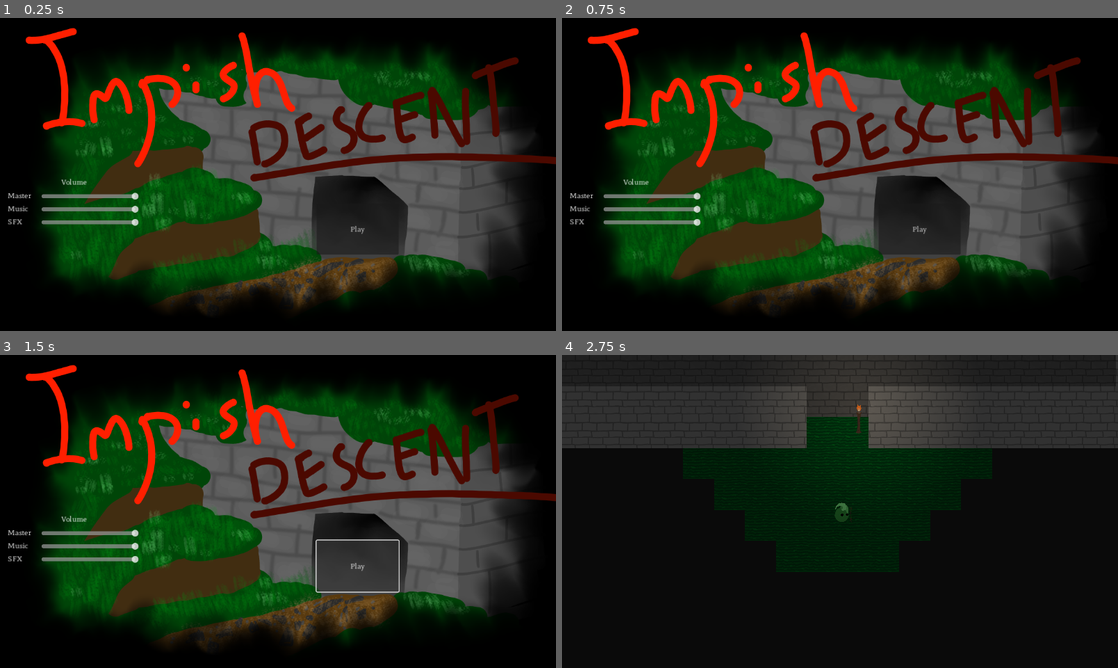
Above: before the commit, frames 1-4 (two rows, left to right).
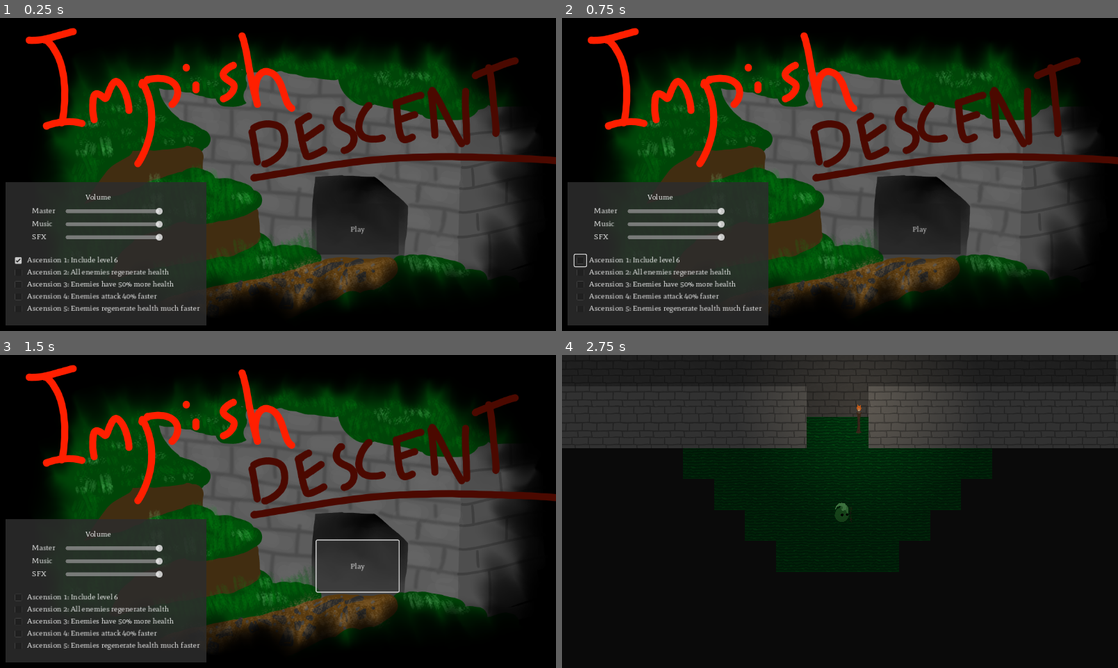
Above: after the commit, the same moments.

Repository: HoneyPony/impish-descent-future
Game: Godot game, scene res://MainMenu.tscn
The game is run twice, just before and just after one commit, with the same random seed, the same clock (stepped at 60 frames per second) and the same inputs.
Inputs (mouse positions are in pixels of both pictures, inside the frame that each line leads up to):
- Up to frame 1 (0.25 s): no input
- Up to frame 2 (0.75 s): click (578, 259) at 0.52 s
- Up to frame 3 (1.5 s): click "Play" at 1.25 s
- Up to frame 4 (2.75 s): click "Confirm" at 2 s

The runs differ from the first frame. In frame 1, 14% of the frame differs, in the area x 1-38%, y 51-99%; in frame 2, 14%; in frame 3, 14%; in frame 4, nothing differs.

Commit message:
Implement ascensions

Diff:
--- a/GS.gd
+++ b/GS.gd
@@ -11,7 +11,9 @@
 
 var current_level = 0
 
-@onready var levels = [
+var ascensions = [true, false, false, false, false]
+
+@onready var levels_all = [
 	load("res://levels/level1.tscn"),
 	load("res://levels/level2.tscn"),
 	load("res://levels/level3.tscn"),
@@ -21,6 +23,19 @@
 
 	load("res://ui/win_screen.tscn")
 ]
+
+func levels(index: int) -> PackedScene:
+	if not ascensions[0]:
+		if index >= 5:
+			return levels_all[6]
+		return levels_all[index]
+	else:
+		return levels_all[index]
+
+func levels_size():
+	if not ascensions[0]:
+		return levels_all.size() - 1
+	return levels_all.size()
 
 
 var MainMenu = preload("res://MainMenu.tscn")
--- a/MainMenu.tscn
+++ b/MainMenu.tscn
@@ -1,9 +1,10 @@
-[gd_scene load_steps=5 format=3 uid="uid://bjb3frbgcl2g4"]
+[gd_scene load_steps=6 format=3 uid="uid://bjb3frbgcl2g4"]
 
 [ext_resource type="PackedScene" uid="uid://cj7vywxbe73c1" path="res://ui/VolumeBars.tscn" id="1"]
 [ext_resource type="Script" path="res://ui/MainMenu.gd" id="2"]
 [ext_resource type="Theme" uid="uid://briaychot8p50" path="res://ui/MainUITheme.tres" id="3"]
 [ext_resource type="Texture2D" uid="uid://35ijtefuy8ks" path="res://title.png" id="3_8whl5"]
+[ext_resource type="Script" path="res://ascension_checkbox.gd" id="5_83eal"]
 
 [node name="MainMenu" type="Control"]
 layout_mode = 3
@@ -41,18 +42,92 @@
 grow_vertical = 2
 text = "Play"
 
-[node name="VolumeBars" parent="." instance=ExtResource("1")]
+[node name="ColorRect" type="ColorRect" parent="."]
+layout_mode = 0
+offset_left = 11.0
+offset_top = 340.0
+offset_right = 427.0
+offset_bottom = 637.0
+color = Color(0.172833, 0.172833, 0.172833, 0.854902)
+
+[node name="VolumeBars" parent="ColorRect" instance=ExtResource("1")]
 layout_mode = 1
 anchors_preset = 6
 anchor_left = 1.0
 anchor_top = 0.5
 anchor_right = 1.0
 anchor_bottom = 0.5
-offset_left = -1136.0
-offset_top = -4.0
-offset_right = -865.0
-offset_bottom = 76.0
+offset_left = -361.0
+offset_top = -137.5
+offset_right = -90.0
+offset_bottom = -57.5
 grow_horizontal = 0
 grow_vertical = 2
 
+[node name="HBoxContainer" type="VBoxContainer" parent="ColorRect"]
+layout_mode = 0
+offset_left = 45.0
+offset_top = 150.0
+offset_right = 402.0
+offset_bottom = 271.0
+
+[node name="Label" type="Label" parent="ColorRect/HBoxContainer"]
+layout_mode = 2
+text = "Ascension 1: Include level 6"
+
+[node name="CheckBox" type="CheckBox" parent="ColorRect/HBoxContainer/Label"]
+layout_mode = 0
+offset_left = -30.0
+offset_right = -6.0
+offset_bottom = 24.0
+script = ExtResource("5_83eal")
+
+[node name="Label2" type="Label" parent="ColorRect/HBoxContainer"]
+layout_mode = 2
+text = "Ascension 2: All enemies regenerate health"
+
+[node name="CheckBox" type="CheckBox" parent="ColorRect/HBoxContainer/Label2"]
+layout_mode = 0
+offset_left = -30.0
+offset_right = -6.0
+offset_bottom = 24.0
+script = ExtResource("5_83eal")
+index = 1
+
+[node name="Label4" type="Label" parent="ColorRect/HBoxContainer"]
+layout_mode = 2
+text = "Ascension 3: Enemies have 50% more health"
+
+[node name="CheckBox" type="CheckBox" parent="ColorRect/HBoxContainer/Label4"]
+layout_mode = 0
+offset_left = -30.0
+offset_right = -6.0
+offset_bottom = 24.0
+script = ExtResource("5_83eal")
+index = 2
+
+[node name="Label5" type="Label" parent="ColorRect/HBoxContainer"]
+layout_mode = 2
+text = "Ascension 4: Enemies attack 40% faster"
+
+[node name="CheckBox" type="CheckBox" parent="ColorRect/HBoxContainer/Label5"]
+layout_mode = 0
+offset_left = -30.0
+offset_right = -6.0
+offset_bottom = 24.0
+script = ExtResource("5_83eal")
+index = 3
+
+[node name="Label3" type="Label" parent="ColorRect/HBoxContainer"]
+layout_mode = 2
+text = "Ascension 5: Enemies regenerate health much faster"
+
+[node name="CheckBox" type="CheckBox" parent="ColorRect/HBoxContainer/Label3"]
+layout_mode = 0
+offset_left = -30.0
+offset_right = -6.0
+offset_bottom = 24.0
+script = ExtResource("5_83eal")
+index = 4
+
 [connection signal="pressed" from="PlayButton" to="." method="_on_PlayButton_pressed"]
--- /dev/null
+++ b/ascension_checkbox.gd
@@ -0,0 +1,10 @@
+extends CheckBox
+
+@export var index: int = 0
+
+func _ready():
+	button_pressed = GS.ascensions[index]
+	connect("pressed", self._pressed)
+
+func _pressed():
+	GS.ascensions[index] = button_pressed
--- a/enemies/enemy_projectile_animated.gd
+++ b/enemies/enemy_projectile_animated.gd
@@ -23,6 +23,8 @@
 
 func _ready():
 	$CollisionShape2D.disabled = true
+	if GS.ascensions[3]:
+		$AnimationPlayer.speed_scale = 1.4
 
 func die():
 	var particle = GS.EnemyProjectile1Particle.instantiate()
--- a/enemies/ghost_base.gd
+++ b/enemies/ghost_base.gd
@@ -6,13 +6,32 @@
 @export var regen: bool = false
 
 var regen_timer = 1
+var my_regen_rate = 1
 
 var asleep = true
 
 var collision_timeouts = {}
 
+func init_ghost_base():
+	if GS.ascensions[2]:
+		max_health = int(max_health * 1.5)
+
+	get_node("Health").parent_ready()
+
+	health = max_health
+	if GS.ascensions[1]:
+		if not regen:
+			regen = true
+			# Make normal enemies still regnerate slower.
+			my_regen_rate *= 3
+			# Hack: The health bar is still pink for fast-rgenerating
+			# and red for slow, which is helpful info.
+	if GS.ascensions[4]:
+		# This is scary ish.
+		my_regen_rate *= 0.5
+
 func _ready():
-	health = max_health
+	init_ghost_base()
 
 func compute_random_weighted_player_average():
 	var players = get_tree().get_nodes_in_group("Players")
@@ -49,7 +68,7 @@
 	if regen:
 		regen_timer -= delta
 		if regen_timer <= 0:
-			regen_timer = 1
+			regen_timer = my_regen_rate
 			if health < max_health:
 				health += 1
 
--- a/enemies/rotate_ghost.gd
+++ b/enemies/rotate_ghost.gd
@@ -8,6 +8,9 @@
 const RADIUS = 80
 
 var shoot_timer =  0.75
+
+func _ready():
+	init_ghost_base()
 
 func animate(delta):
 	theta += delta
@@ -37,6 +40,8 @@
 	shoot_timer -= delta
 	if shoot_timer <= 0:
 		shoot_timer = 1.25
+		if GS.ascensions[3]:
+			shoot_timer /= 1.4
 		var bullet = GS.EnemyProjectile2.instantiate()
 		add_child(bullet)
 		Sounds.ghost_short_spawn.play_rand()
--- a/enemies/simple_ghost.gd
+++ b/enemies/simple_ghost.gd
@@ -5,6 +5,7 @@
 @export var big = false
 
 func _ready():
+	init_ghost_base()
 	health = max_health
 	fire_timer = randf_range(0, 2.3)
 
@@ -18,6 +19,8 @@
 	fire_timer -= delta
 	if fire_timer <= 0:
 		fire_timer = 2.3
+		if GS.ascensions[3]:
+			fire_timer /= 1.4
 
 		var count = 1
 		var sound_count = 1
--- a/health/health.gd
+++ b/health/health.gd
@@ -14,7 +14,7 @@
 # Initialized by the first call to render_amount, which decides where the bar will be centered.
 var real_total_width = 0
 
-func _ready():
+func parent_ready():
 	call_deferred("render_amount", int(get_parent().max_health))
 
 	var color = Color(1, 0, 0)
--- a/ui/MainMenu.gd
+++ b/ui/MainMenu.gd
@@ -11,4 +11,4 @@
 	# Restart msuic
 	Sounds.get_node("GameMusic").seek(0)
 	#print(Sounds.get_node("GameMusic").playing)
-	SceneTransition.change_scene(GS.levels[0])
+	SceneTransition.change_scene(GS.levels(0))
--- a/ui/PauseMenu.gd
+++ b/ui/PauseMenu.gd
@@ -36,5 +36,5 @@
 func _on_retry_pressed():
 	GS.flag_retry_this_level = true
 	GS.reset_inter_level_state()
-	if GS.current_level < GS.levels.size():
-		SceneTransition.change_scene(GS.levels[GS.current_level])
+	if GS.current_level < GS.levels_size():
+		SceneTransition.change_scene(GS.levels(GS.current_level))
--- a/ui/defeat_menu.gd
+++ b/ui/defeat_menu.gd
@@ -20,8 +20,8 @@
 	# Flag to the upgrade menu that we are retrying, i.e. we don't get an upgrade
 	GS.flag_retry_this_level = true
 	GS.reset_inter_level_state()
-	if GS.current_level < GS.levels.size():
-		SceneTransition.change_scene(GS.levels[GS.current_level])
+	if GS.current_level < GS.levels_size():
+		SceneTransition.change_scene(GS.levels(GS.current_level))
 
 
 func _on_main_menu_pressed():
--- a/ui/success_menu.gd
+++ b/ui/success_menu.gd
@@ -19,5 +19,5 @@
 
 func _on_confirm_button_pressed():
 	GS.current_level += 1
-	if GS.current_level < GS.levels.size():
-		SceneTransition.change_scene(GS.levels[GS.current_level])
+	if GS.current_level < GS.levels_size():
+		SceneTransition.change_scene(GS.levels(GS.current_level))
